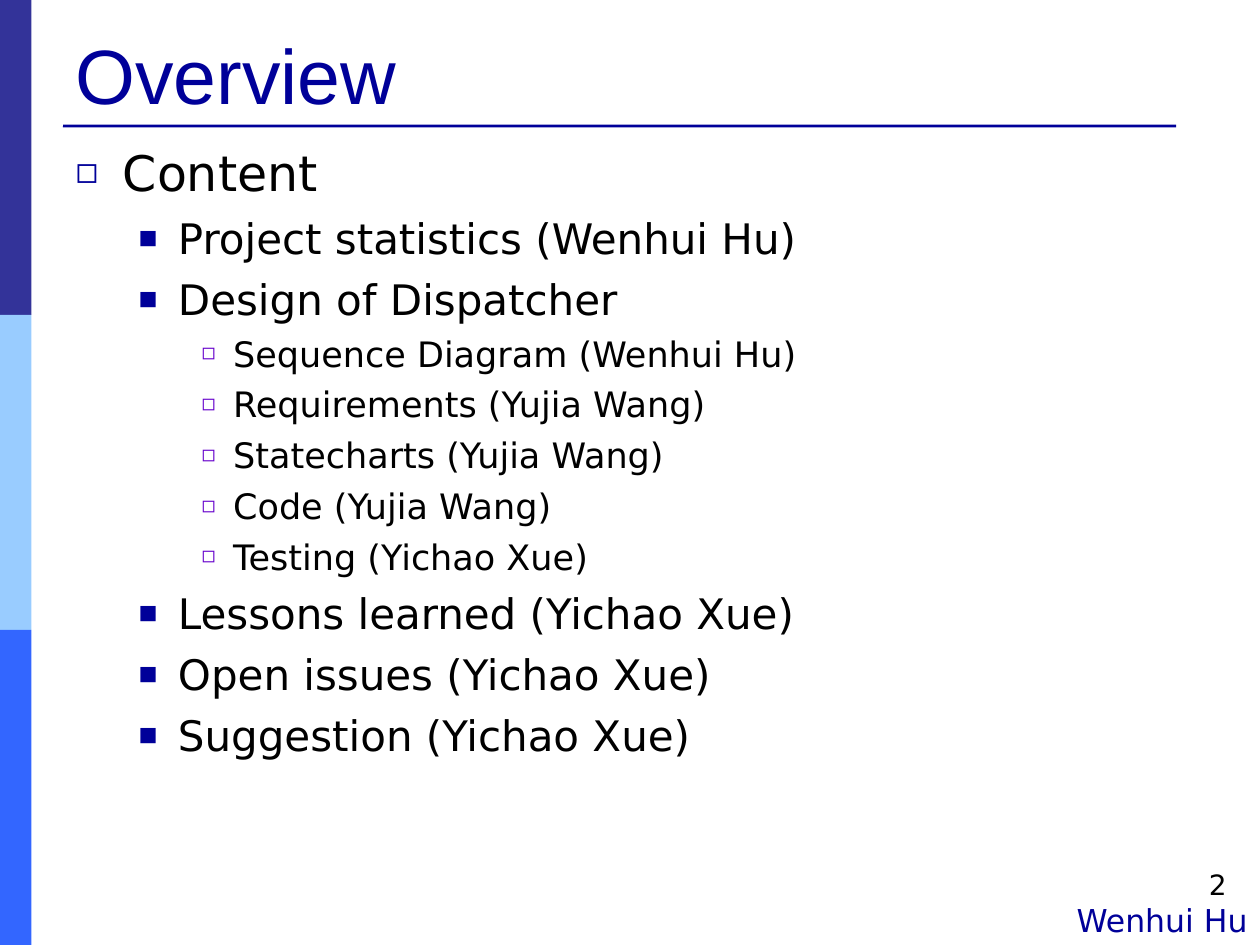
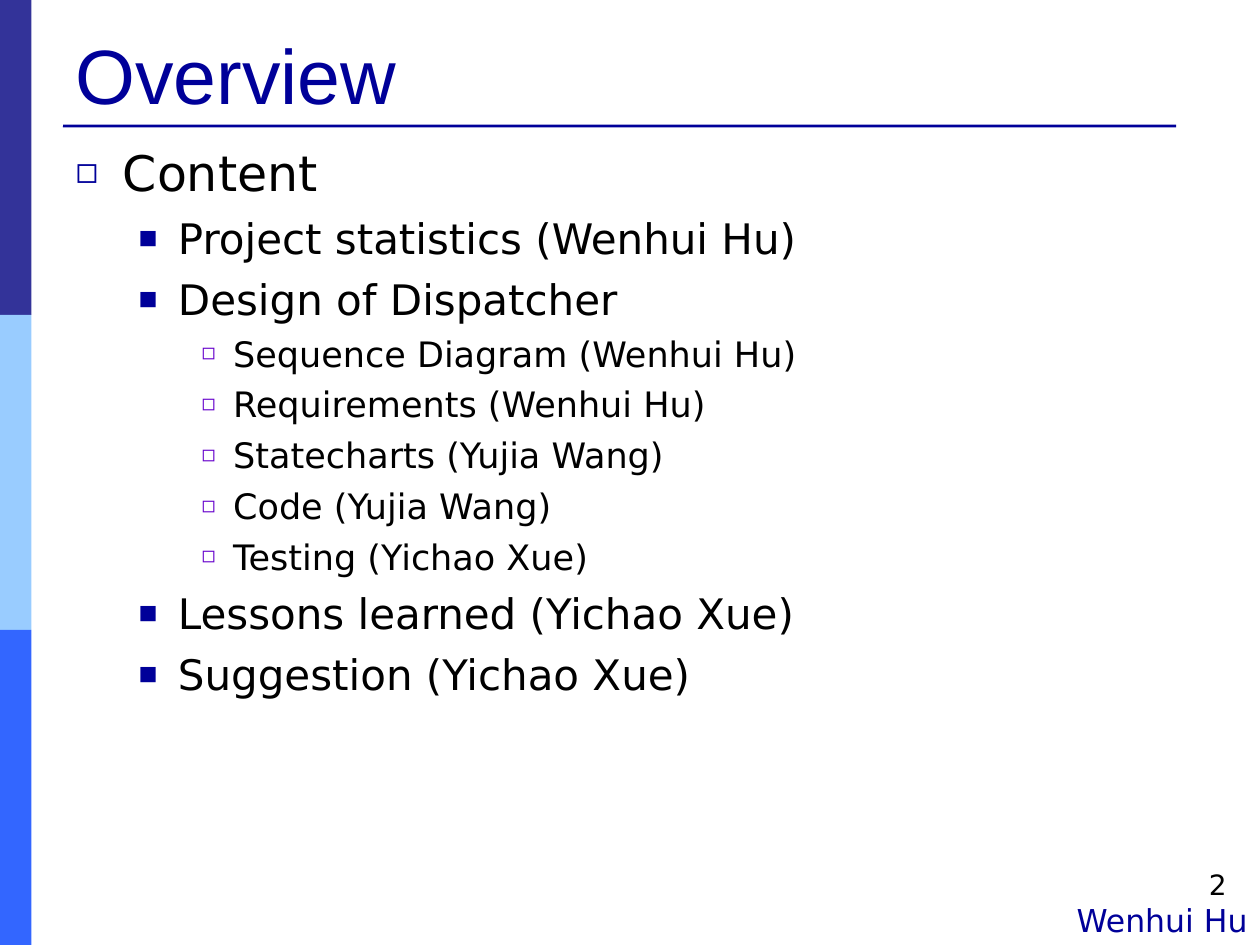
Before and after one commit to Muliang/18649, a slide deck: slide 2 of logs/09_final_pres.ppt. Drawn at 1260x945 pixels with LibreOffice and Linux fonts; fonts in the diff are those of the drawing. Boxes give left, top, right and bottom in pixels: in the first picture for what was removed or moved away, otherwise in the second. Text is boxed around its words. In the diff, an @@ line names an element or a change of style, - is before the commit and + after.

```diff
--- a/logs/09_final_pres.ppt
+++ b/logs/09_final_pres.ppt
@@ text at (233, 390, 705, 425): text changed @@
-    ◻ Requirements (Yujia Wang)
+    ◻ Requirements (Wenhui Hu)
@@ text at (178, 658, 711, 699): paragraph removed @@
-  ■ Open issues (Yichao Xue)
```
Also in this commit, not shown: 6 other slides changed, 25 slides added, 1 slide removed.
